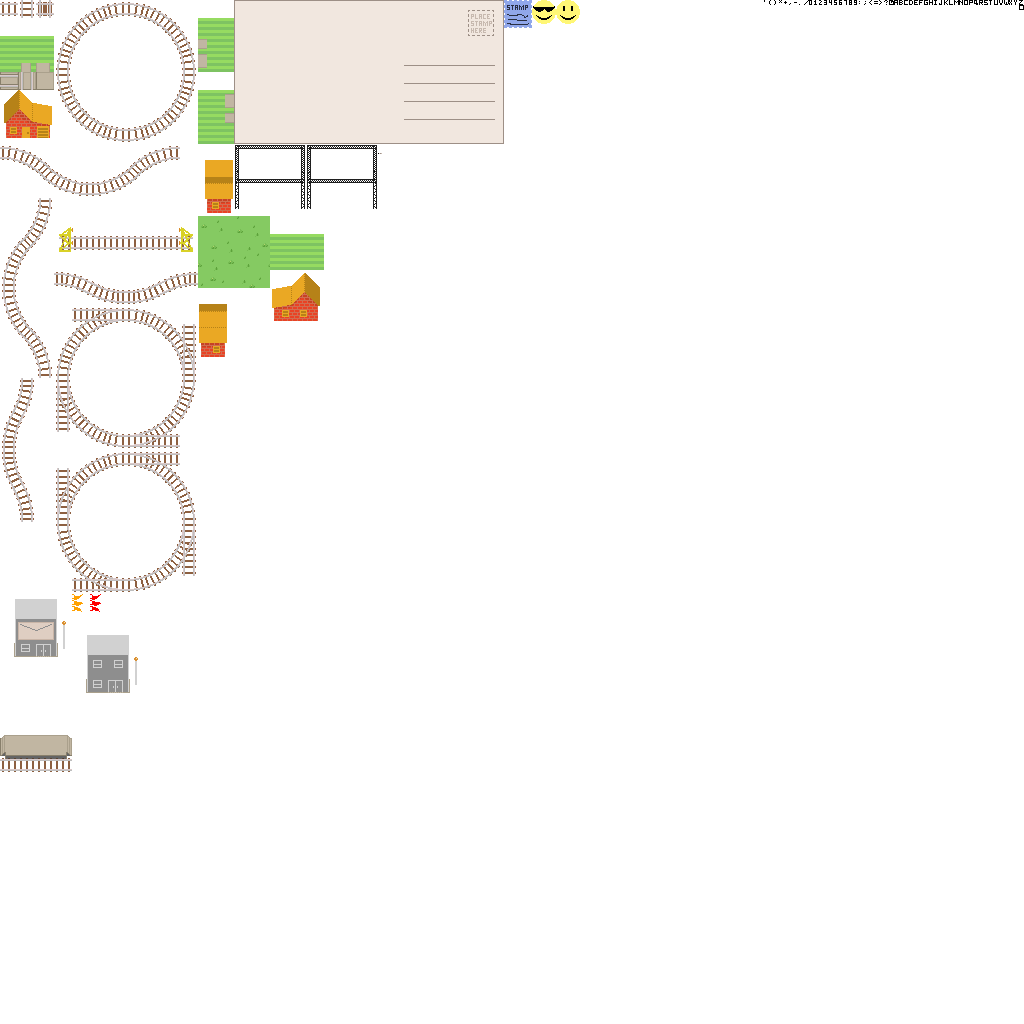
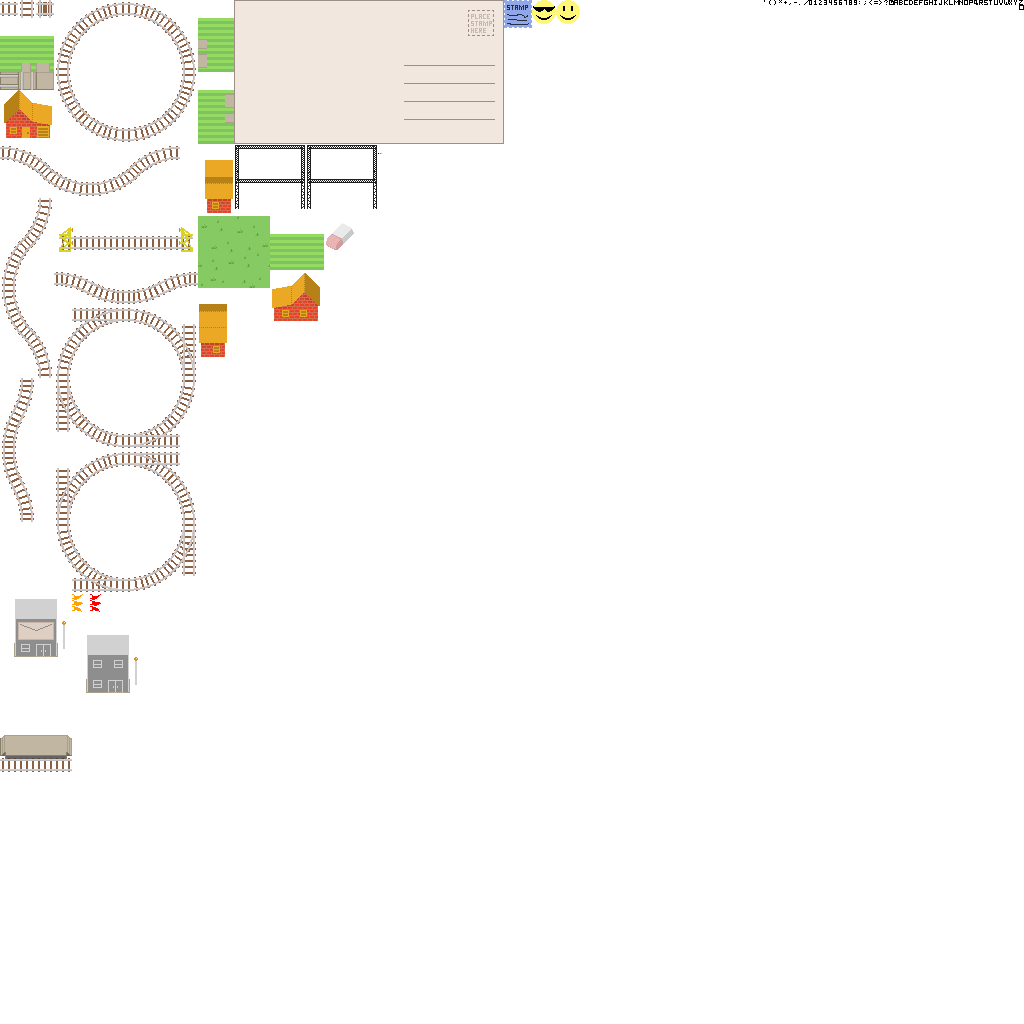
Before/after of a 1024x1024 layered artwork. What changed in the layer stack:
painted on "base.png" over [326, 223, 354, 250]
